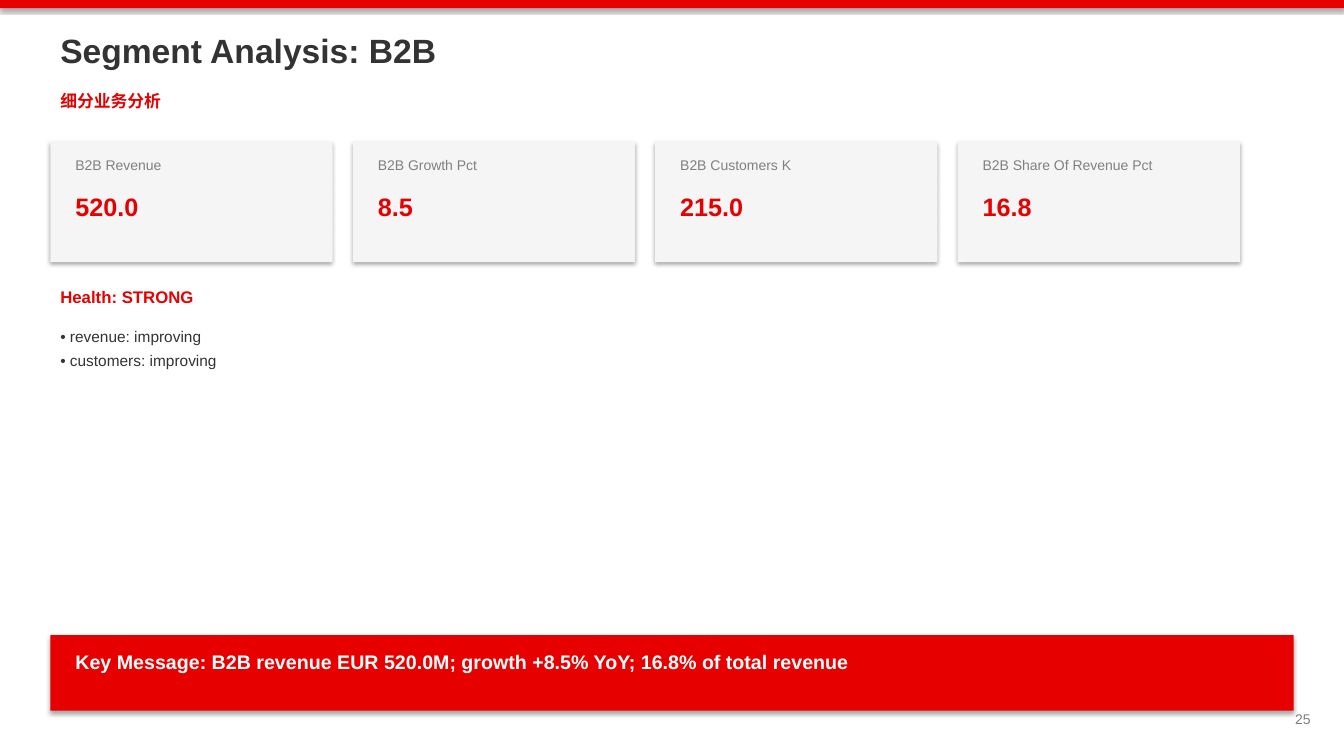
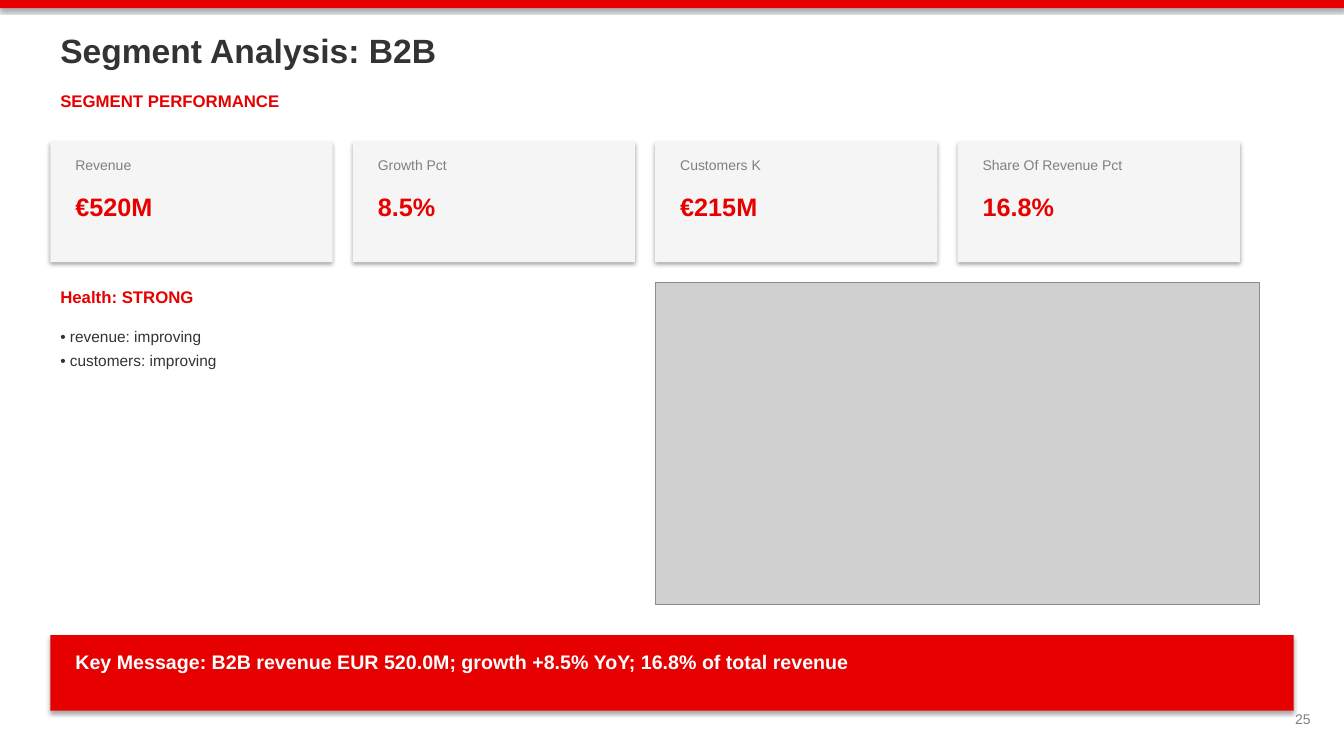
Before and after one commit to mypinseeker/BLM-Financial-Report-Analysis, a slide deck: slide 25 of data/output/blm_vodafone_germany_q3fy26_v2_draft.pptx. Drawn at 1344x756 pixels with LibreOffice and Linux fonts; fonts in the diff are those of the drawing; grey boxes stand for pictures. Boxes give left, top, right and bottom in pixels: in the first picture for what was removed or moved away, otherwise in the second. Text is boxed around its words. In the diff, an @@ line names an element or a change of style, - is before the commit and + after.

```diff
--- a/data/output/blm_vodafone_germany_q3fy26_v2_draft.pptx
+++ b/data/output/blm_vodafone_germany_q3fy26_v2_draft.pptx
@@ text at [60,95,279,107]: text changed @@
-细分业务分析
+SEGMENT PERFORMANCE
@@ text at [75,160,131,170]: text changed @@
-B2B Revenue
+Revenue
@@ text at [378,160,447,170]: text changed @@
-B2B Growth Pct
+Growth Pct
@@ text at [680,160,761,170]: text changed @@
-B2B Customers K
+Customers K
@@ text at [983,160,1122,170]: text changed @@
-B2B Share Of Revenue Pct
+Share Of Revenue Pct
@@ text at [75,198,152,217]: text changed @@
-520.0
+€520M
@@ text at [378,198,435,217]: text changed @@
-8.5
+8.5%
@@ text at [680,198,757,217]: text changed @@
-215.0
+€215M
@@ text at [983,198,1054,217]: text changed @@
-16.8
+16.8%
@@ picture added at [655,282,1260,605] @@
```
Also in this commit, not shown: 37 other slides changed, 1 other file.
